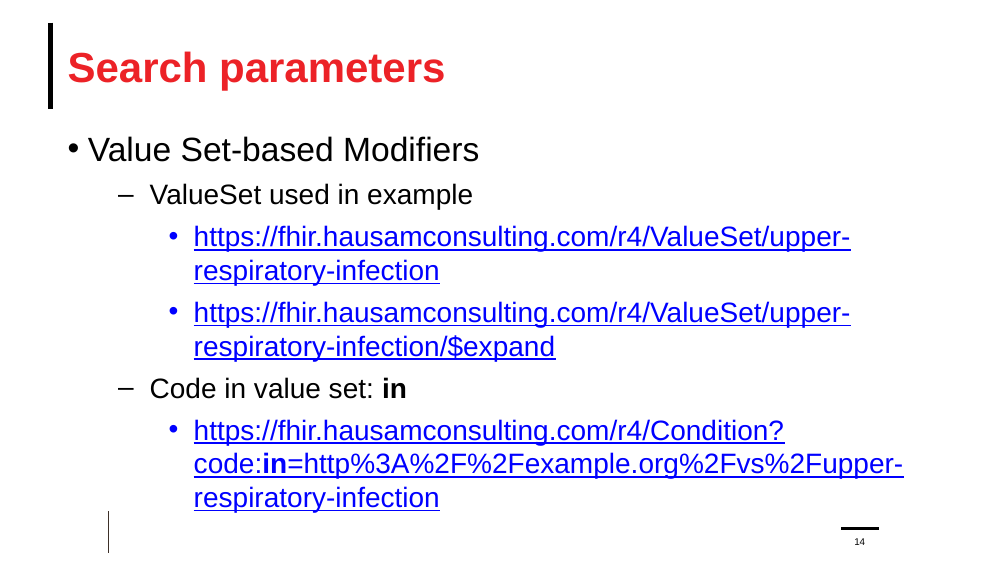
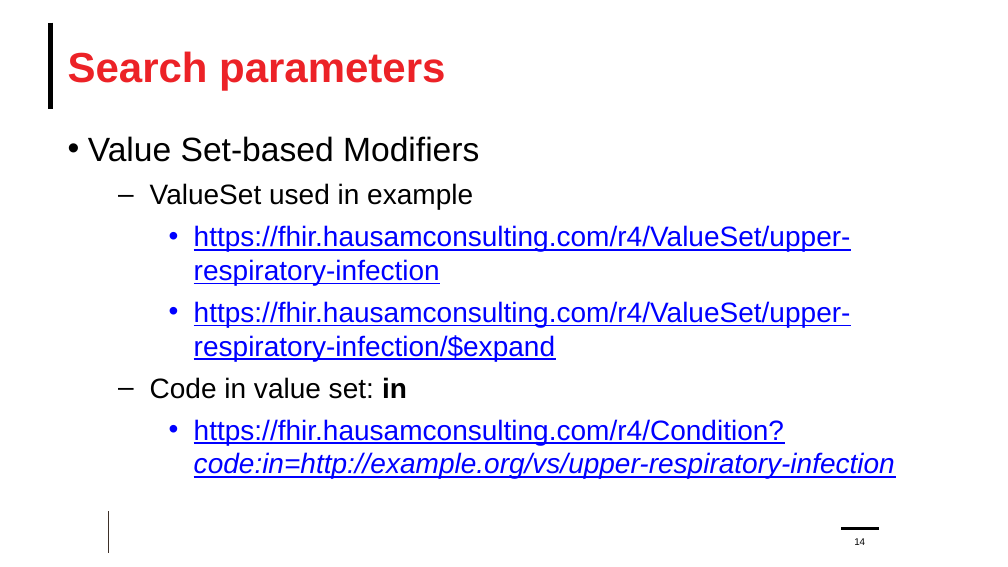
Before and after one commit to FHIR/documents, a slide deck: slide 14 of presentations/2024-04 Webinars/FHIR-Terminology-Part-2-2024-04-24.pptx. Drawn at 1008x567 pixels with LibreOffice and Linux fonts; fonts in the diff are those of the drawing; background and template pictures are left out. Boxes give left, top, right and bottom in pixels: in the first picture for what was removed or moved away, otherwise in the second. Text is boxed around its words. In the diff, an @@ line names an element or a change of style, - is before the commit and + after.

```diff
--- a/presentations/2024-04 Webinars/FHIR-Terminology-Part-2-2024-04-24.pptx
+++ b/presentations/2024-04 Webinars/FHIR-Terminology-Part-2-2024-04-24.pptx
@@ text at (194,419,895,478): text changed; italic on @@
-    • https://fhir.hausamconsulting.com/r4/Condition?code:in=http%3A%2F%2Fexample.org%2Fvs%2Fupper-respiratory-infection
+    • https://fhir.hausamconsulting.com/r4/Condition?code:in=http://example.org/vs/upper-respiratory-infection
```
Also in this commit, not shown: 19 other slides changed.
